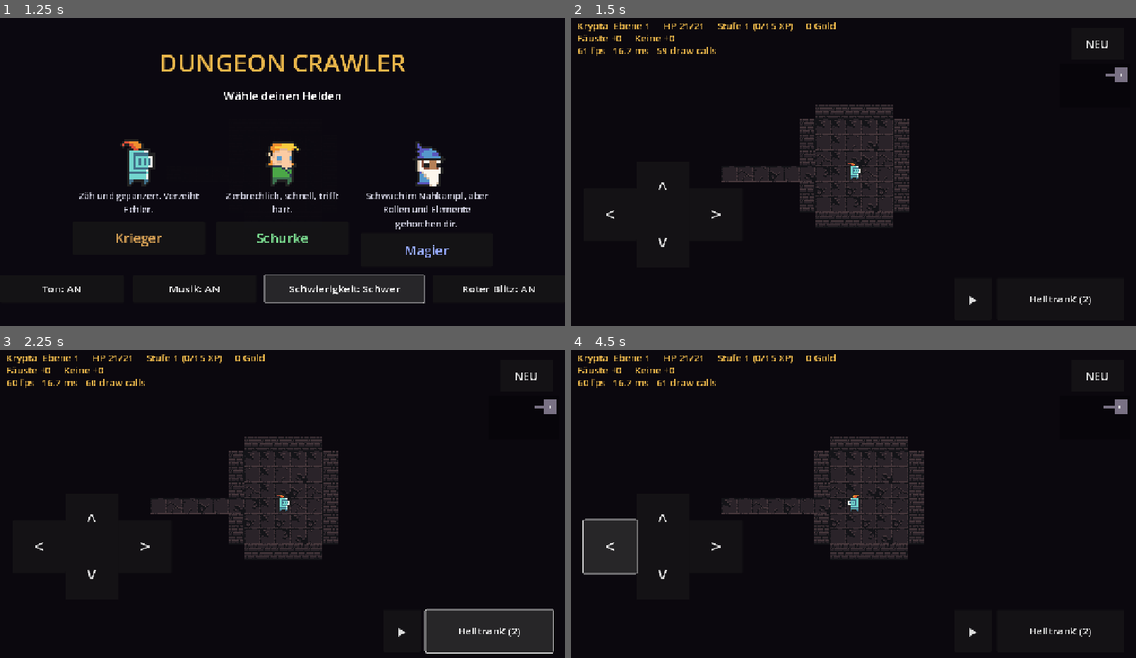
Above: before the commit, frames 1-4 (two rows, left to right).
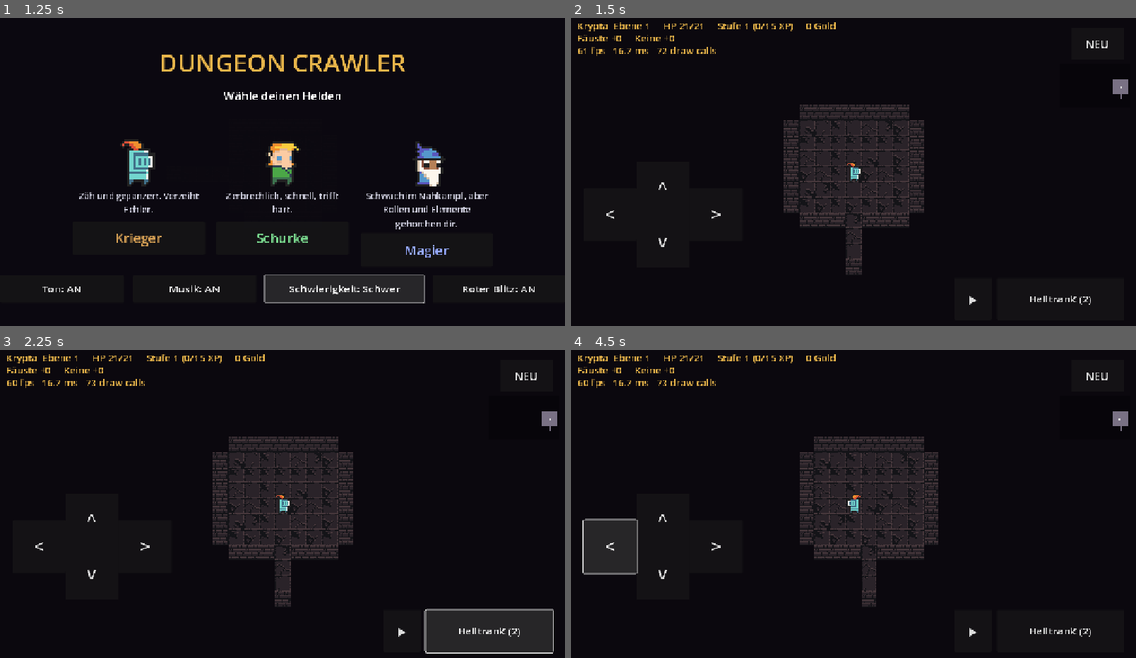
Above: after the commit, the same moments.

Repository: GermanDudeXX/dungeon-crawler
Game: Godot game, scene res://scenes/main.tscn
Same seed, same stepped clock (60 frames per second), same inputs: the game is played once before the commit and once after it.
Inputs:
- Up to frame 1 (1.25 s): click "Schwierigkeit: Normal" at 0.5 s
- Up to frame 2 (1.5 s): click "Krieger" at 1.25 s
- Up to frame 3 (2.25 s): click "Heiltrank (2)" at 2 s
- Up to frame 4 (4.5 s): click "^" at 2.75 s; click "v" at 3.5 s; click "<" at 4.25 s

Frame 1 is identical in both runs. In frame 2, 3.8% of the frame differs, in the area x 15-99%, y 9-84%; in frame 3, 3.8%; in frame 4, 3.9%.

Commit message:
Godot: jedes Monster mit eigener Eigenart
Bisher unterschieden sich die sieben Arten nur in Zahlen. Jetzt tun sie
das, was ihr Eintrag in constants.py behauptet:

- Ratten und Fledermäuse kommen in Gruppen, und zwar nebeneinander -
  ein Schwarm soll als Schwarm zu sehen sein, nicht als fünf einzelne
  Ratten irgendwo auf der Ebene.
- Goblins legen Fallen aus, neben sich statt unter sich, sonst treten
  sie auf dem Rückweg selbst hinein.
- Skelette schießen aus bis zu fünf Feldern und weichen zurück, statt
  in den Nahkampf zu gehen; in die Ecke gedrängt schlagen sie doch zu.
- Schleime sterben nicht beim ersten Mal, sie teilen sich in zwei
  kleinere. Zwei Teilungen tief ist Schluss, sonst beschäftigt ein
  einziger Schleim die Ebene für immer.
- Jede Art fürchtet ein Element und steckt ein anderes weg: der Ork
  friert, das Skelett und der Schleim brennen, die Fledermaus ist ein
  Blitzableiter, Spinne und Skelett lachen über Gift.

Der Selbsttest prüft jede dieser Eigenarten einzeln - eine Gewohnheit,
die still nie ausgelöst wird, sieht man am Zahlenwerk nicht an.

Dazu eine Testkorrektur: der Feuerball-Test maß den Schaden an einem
bestimmten Monster. Seit es Schwärme gibt, steht oft ein zweites genauso
nah, und die Rolle sucht sich ihr Ziel selbst - gemessen wird jetzt über
alles, was lebt.

Co-Authored-By: Claude Opus 5 <noreply@anthropic.com>
Claude-Session: https://claude.ai/code/session_01WQiUvBCjkdxtXigdz77eh9

Diff:
--- a/godot/scripts/data.gd
+++ b/godot/scripts/data.gd
@@ -14,34 +14,40 @@
 ## themes start over rather than making floor 51 easier than floor 50.
 const TIER_GROWTH := 1.33
 
+# Each kind has a habit of its own, not just different numbers: rats
+# and bats come in groups, goblins leave traps behind, skeletons shoot
+# and back away, slimes split when they die, and everything has an
+# element it fears or shrugs off. Straight from constants.py
+# MONSTER_TYPES.
 const MONSTERS := {
 	"rat": {
 		"hp": 4, "power": 2, "defense": 0, "xp": 4, "name": "Ratte",
-		"flees_below": 0.3, "sprite": "rat",
+		"flees_below": 0.3, "sprite": "rat", "swarms": [2, 5],
 	},
 	"goblin": {
 		"hp": 8, "power": 3, "defense": 1, "xp": 8, "name": "Goblin",
-		"sprite": "goblin",
+		"sprite": "goblin", "sets_traps": true,
 	},
 	"orc": {
 		"hp": 14, "power": 5, "defense": 2, "xp": 14, "name": "Ork",
-		"sprite": "orc",
+		"sprite": "orc", "weak": ["frost"],
 	},
 	"skeleton": {
 		"hp": 9, "power": 4, "defense": 1, "xp": 10, "name": "Skelett",
-		"sprite": "skeleton",
+		"sprite": "skeleton", "ranged": true, "kites": true,
+		"resist": ["poison"], "weak": ["fire"],
 	},
 	"slime": {
 		"hp": 6, "power": 2, "defense": 0, "xp": 6, "name": "Schleim",
-		"flees_below": 0.25, "sprite": "slime",
+		"flees_below": 0.25, "sprite": "slime", "splits": true, "weak": ["fire"],
 	},
 	"bat": {
 		"hp": 5, "power": 2, "defense": 0, "xp": 6, "name": "Fledermaus",
-		"speed": 2, "sprite": "bat",
+		"speed": 2, "sprite": "bat", "swarms": [2, 4], "weak": ["lightning"],
 	},
 	"spider": {
 		"hp": 7, "power": 3, "defense": 0, "xp": 9, "name": "Spinne",
-		"poisons": true, "sprite": "spider",
+		"poisons": true, "sprite": "spider", "resist": ["poison"],
 	},
 }
 
@@ -128,6 +134,12 @@
 const BOSS_POWER_MULT := 1.6
 const MIMIC_MULT := 1.8
 const BURN_DAMAGE := 3
+const RANGED_RANGE := 5             ## how far a skeleton can shoot
+const RANGED_DAMAGE_MULT := 0.7     ## an arrow hurts less than an axe
+const SPLIT_CHILD_MULT := 0.5       ## what is left of a slime it split from
+const WEAK_MULT := 2.0              ## elemental damage against a weakness
+const RESIST_MULT := 0.5
+const TRAP_CHANCE := 0.12           ## per goblin turn
 const POISON_PER_TURN := 2
 
 ## What a shopkeeper sells, and what a smith charges. Prices rise with
--- a/godot/scripts/entities.gd
+++ b/godot/scripts/entities.gd
@@ -224,6 +224,13 @@
 	var regen := 0                  ## heals this much at the end of its turn
 	var is_elite := false
 	var phase_said := ""            ## the boss phase already announced
+	var ranged := false             ## attacks from a distance
+	var kites := false              ## and backs away when you get close
+	var sets_traps := false
+	var splits := false             ## breaks in two when killed
+	var generation := 0             ## how many splits deep this one is
+	var weak: Array = []            ## elements it fears
+	var resist: Array = []          ## and shrugs off
 
 	func _init(kind_id: String, tier_mult: float, difficulty_id := Data.DEFAULT_DIFFICULTY) -> void:
 		kind = kind_id
@@ -243,6 +250,12 @@
 		speed = info.get("speed", 1)
 		poisons = info.get("poisons", false)
 		flees_below = info.get("flees_below", 0.0)
+		ranged = info.get("ranged", false)
+		kites = info.get("kites", false)
+		sets_traps = info.get("sets_traps", false)
+		splits = info.get("splits", false)
+		weak = info.get("weak", [])
+		resist = info.get("resist", [])
 
 	## Turns this monster into an elite: the same creature with a
 	## prefix and better numbers, worth two and a half times the
--- a/godot/scripts/game.gd
+++ b/godot/scripts/game.gd
@@ -425,6 +425,7 @@
 			monster.make_elite(Data.ELITES[rng.randi() % Data.ELITES.size()])
 		monster.snap()
 		monsters.append(monster)
+		_swarm_around(monster, cell, spawn_rooms)
 
 	# The boss holds the key, so it is placed first and far from the
 	# hero - a floor you have to finish rather than cross.
@@ -600,6 +601,33 @@
 		items.append(loot)
 
 
+## Rats and bats do not turn up alone. The rest of the pack goes beside
+## the first one rather than anywhere on the floor, so a swarm reads as
+## a swarm instead of as five separate rats.
+func _swarm_around(monster, cell: Vector2i, where: Array) -> void:
+	var info: Dictionary = Data.MONSTERS[monster.kind]
+	if not info.has("swarms"):
+		return
+	var span: Array = info["swarms"]
+	var count: int = rng.randi_range(int(span[0]), int(span[1])) - 1
+	var spots: Array[Vector2i] = []
+	for dy in range(-2, 3):
+		for dx in range(-2, 3):
+			spots.append(cell + Vector2i(dx, dy))
+	for spot in spots:
+		if count <= 0:
+			return
+		if not Dungeon.is_walkable(grid, spot.x, spot.y) or blocks(spot):
+			continue
+		if occupied(spot) or taken(spot) or spot == Vector2i(player.x, player.y):
+			continue
+		var friend := Entities.Monster.new(monster.kind, tier["mult"], difficulty)
+		friend.x = spot.x
+		friend.y = spot.y
+		friend.snap()
+		monsters.append(friend)
+		count -= 1
+
 ## Whether the floor, as it stands right now, has cut something off from
 ## the hero. Asked after every solid piece of scenery is put down.
 ##
@@ -870,6 +898,14 @@
 	var element: Dictionary = Data.ELEMENTS[id]
 	if rng.randf() >= float(element["chance"]):
 		return 0
+	# What a creature fears hurts it twice as much; what it is made
+	# of barely touches it. A skeleton and a slime both burn, an orc
+	# freezes, a bat is a lightning rod.
+	var factor := 1.0
+	if id in monster.weak:
+		factor = Data.WEAK_MULT
+	elif id in monster.resist:
+		factor = Data.RESIST_MULT
 	var turns: int = int(element["turns"])
 	match element["status"]:
 		"burn":
@@ -882,12 +918,17 @@
 		"poison":
 			monster.venom_turns = maxi(monster.venom_turns, turns)
 	say("%s: %s!" % [Data.ELEMENTS[id]["name"], monster.display_name])
-	return int(element["damage"])
+	return maxi(1, int(round(float(element["damage"]) * factor)))
 
 ## A monster dies: experience, the level-up that may follow, and the
 ## sprite. Anything that can kill goes through here - a thrown flask
 ## that skipped this step handed out no experience at all.
 func _kill(monster) -> void:
+	# A slime does not die the first time: it comes apart into two
+	# smaller ones. Two generations deep and there is nothing left to
+	# divide, or one slime would keep a floor busy forever.
+	if monster.splits and monster.generation < 2:
+		_split(monster)
 	audio.play("monster_death")
 	say("%s stirbt." % monster.display_name)
 	player.kills += 1
@@ -899,6 +940,33 @@
 		_actor_nodes[monster].queue_free()
 		_actor_nodes.erase(monster)
 	monsters.erase(monster)
+
+## Two halves beside the cell the thing died on.
+func _split(monster) -> void:
+	var made := 0
+	for offset in [Vector2i(1, 0), Vector2i(-1, 0), Vector2i(0, 1), Vector2i(0, -1)]:
+		if made >= 2:
+			return
+		var spot: Vector2i = monster.cell() + offset
+		if not Dungeon.is_walkable(grid, spot.x, spot.y) or blocks(spot):
+			continue
+		if occupied(spot) or spot == Vector2i(player.x, player.y):
+			continue
+		var half := Entities.Monster.new(monster.kind, tier["mult"], difficulty)
+		half.x = spot.x
+		half.y = spot.y
+		half.generation = monster.generation + 1
+		half.max_hp = maxi(1, int(monster.max_hp * Data.SPLIT_CHILD_MULT))
+		half.hp = half.max_hp
+		half.power = maxi(1, int(monster.power * Data.SPLIT_CHILD_MULT))
+		half.xp_reward = maxi(1, int(monster.xp_reward * Data.SPLIT_CHILD_MULT))
+		half.display_name = "Kleiner %s" % monster.display_name
+		half.awake = true
+		half.snap()
+		monsters.append(half)
+		made += 1
+	if made > 0:
+		say("%s teilt sich!" % monster.display_name)
 
 func enemy_turn() -> void:
 	# Haste is the hero acting twice, expressed the other way round:
@@ -960,16 +1028,33 @@
 			if dead or not monster.is_alive():
 				break
 			var to_player: Vector2i = here - monster.cell()
-			if absi(to_player.x) + absi(to_player.y) == 1:
+			var reach: int = absi(to_player.x) + absi(to_player.y)
+			var towards := Vector2i(signi(to_player.x), signi(to_player.y))
+			if reach == 1:
+				# A kiter would rather not be here at all: it takes the free
+				# step back instead of trading blows, and only swings when it
+				# has nowhere left to go.
+				if monster.kites and _step_monster(monster, -towards):
+					continue
 				_monster_attacks(monster)
 				break
-			var step := Vector2i(signi(to_player.x), signi(to_player.y))
+			var can_shoot: bool = monster.ranged and reach <= Data.RANGED_RANGE
+			if can_shoot and _line_clear(monster.cell(), here):
+				_monster_shoots(monster)
+				break
+			if monster.sets_traps and rng.randf() < Data.TRAP_CHANCE:
+				_monster_sets_trap(monster)
+			var step := towards
 			if monster.is_fleeing():
 				step = -step
 			_step_monster(monster, step)
 
 
-func _step_monster(monster, step: Vector2i) -> void:
+
+## Returns whether it actually moved: a kiter needs to know, because
+## a backwards step that failed means it is cornered and should
+## swing after all.
+func _step_monster(monster, step: Vector2i) -> bool:
 	for candidate in [monster.cell() + step,
 			monster.cell() + Vector2i(step.x, 0),
 			monster.cell() + Vector2i(0, step.y)]:
@@ -984,8 +1069,52 @@
 			continue
 		monster.x = candidate.x
 		monster.y = candidate.y
-		return
-
+		return true
+	return false
+
+
+## An arrow. Weaker than a swing, but it arrives from five tiles away,
+## which is the whole point of a skeleton.
+func _monster_shoots(monster) -> void:
+	var damage: int = maxi(1, int(round(
+		(monster.power * Data.RANGED_DAMAGE_MULT) - player.defense())))
+	if player.shield > 0:
+		var soaked: int = mini(player.shield, damage)
+		player.shield -= soaked
+		damage -= soaked
+		if damage <= 0:
+			say("Der Schild fängt den Pfeil von %s." % monster.display_name)
+			return
+	player.hp -= damage
+	audio.play("player_hurt")
+	_damage_number(Vector2i(player.x, player.y), "-%d" % damage, Color(0.85, 0.75, 0.95))
+	_hurt_flash()
+	say("%s schießt auf dich: %d." % [monster.display_name, damage])
+	if player.hp <= 0:
+		player.hp = 0
+		dead = true
+		Save.wipe()
+		audio.play("death")
+		_show_death()
+		say("Du stirbst auf Ebene %d." % depth)
+
+
+## A goblin leaves something behind - beside itself, not underneath, or
+## it springs its own trap on the way back.
+func _monster_sets_trap(monster) -> void:
+	for offset in [Vector2i(1, 0), Vector2i(-1, 0), Vector2i(0, 1), Vector2i(0, -1)]:
+		var spot: Vector2i = monster.cell() + offset
+		if not Dungeon.is_walkable(grid, spot.x, spot.y) or blocks(spot):
+			continue
+		if taken(spot) or occupied(spot) or spot == Vector2i(player.x, player.y):
+			continue
+		if spot == stairs or spot == up_stairs:
+			continue
+		var kinds: Array = Data.TRAPS.keys()
+		traps[spot] = kinds[rng.randi() % kinds.size()]
+		if lit.has(spot):
+			say("%s legt etwas aus." % monster.display_name)
+		return
 
 func _monster_attacks(monster) -> void:
 	var hits_for: int = monster.power
--- a/godot/scripts/selftest.gd
+++ b/godot/scripts/selftest.gd
@@ -77,6 +77,7 @@
 	_check_boss_phases()
 	_check_classes()
 	_check_superboss()
+	_check_monster_habits()
 
 	for turn in _turns:
 		if _game.dead:
@@ -776,12 +777,22 @@
 	target.snap()
 	_game.monsters.append(target)
 	_game.recompute_fov()
-	var before: int = target.hp
+	# Measured across everything alive, not on the one dummy: the
+	# fireball picks its own target, and with swarms on the floor the
+	# nearest visible thing may well be a rat standing just as close.
+	var before := 0
+	for m in _game.monsters:
+		if m.is_alive():
+			before += m.hp
 	p.scrolls["fireball"] = 1
 	_game.read_scroll("fireball")
-	if target.is_alive() and target.hp >= before:
+	var after := 0
+	for m in _game.monsters:
+		if m.is_alive():
+			after += m.hp
+	if after >= before:
 		_complain("Feuerball richtet keinen Schaden an",
-			"%d von %d Leben" % [target.hp, before])
+			"%d Leben vorher, %d nachher" % [before, after])
 	_game.monsters.erase(target)
 
 
@@ -1008,3 +1019,89 @@
 			_complain("Superboss ist nicht stärker",
 				"%d gegen %d Leben auf Ebene %d" % [strengths[Data.SUPERBOSS_LEVEL],
 				strengths[previous], previous])
+
+
+## Each kind of monster has to actually do the thing its entry claims.
+## The numbers are easy to check by reading; a habit that quietly never
+## fires is not.
+func _check_monster_habits() -> void:
+	_settle()
+	_game.depth = 6
+	_game.new_level()
+
+	# Swarming kinds arrive in company. Generated fresh a few times,
+	# since where they land depends on the room.
+	var biggest := 0
+	for _try in 6:
+		_game.new_level()
+		var counts := {}
+		for m in _game.monsters:
+			counts[m.kind] = int(counts.get(m.kind, 0)) + 1
+		for kind in counts:
+			if Data.MONSTERS[kind].has("swarms"):
+				biggest = maxi(biggest, int(counts[kind]))
+	if biggest < 2:
+		_complain("Schwarmtiere kommen einzeln", "größte Gruppe: %d" % biggest)
+
+	# A slime leaves two smaller ones behind.
+	var spot: Variant = _open_spot()
+	if spot != null:
+		var slime = Entities.Monster.new("slime", 4.0, "normal")
+		slime.x = spot.x
+		slime.y = spot.y
+		slime.snap()
+		_game.monsters.append(slime)
+		var before: int = _game.monsters.size()
+		_game._kill(slime)
+		var after: int = _game.monsters.size()
+		if after <= before - 1:
+			_complain("Schleim teilt sich nicht", "%d statt mehr Monster" % after)
+		for m in _game.monsters.duplicate():
+			if m.generation > 0:
+				if m.max_hp >= slime.max_hp:
+					_complain("Schleimhälfte ist nicht kleiner",
+						"%d gegen %d" % [m.max_hp, slime.max_hp])
+				_game.monsters.erase(m)
+
+	# A skeleton shoots from a distance instead of walking up.
+	var shooter_spot: Variant = _open_spot()
+	if shooter_spot != null:
+		var bones = Entities.Monster.new("skeleton", 1.0, "normal")
+		if not bones.ranged or not bones.kites:
+			_complain("Skelett schießt gar nicht")
+		bones.x = shooter_spot.x
+		bones.y = shooter_spot.y
+		bones.awake = true
+		bones.snap()
+		_game.monsters.append(bones)
+		_game.player.x = shooter_spot.x + 3
+		_game.player.y = shooter_spot.y
+		_game.player.max_hp = 300
+		_game.player.hp = 300
+		_game.player.base_defense = 0
+		_game.player.armour = 0
+		_game.player.armour_extra = 0
+		if Dungeon.is_walkable(_game.grid, _game.player.x, _game.player.y):
+			var hp_before: int = _game.player.hp
+			for _turn in 4:
+				_game.enemy_turn()
+			if _game.player.hp >= hp_before and bones.is_alive():
+				_complain("Skelett trifft aus der Entfernung nie",
+					"Abstand 3, %d Leben unverändert" % hp_before)
+		_game.monsters.erase(bones)
+
+	# A goblin leaves traps behind.
+	var goblin_spot: Variant = _open_spot()
+	if goblin_spot != null:
+		var goblin = Entities.Monster.new("goblin", 1.0, "normal")
+		if not goblin.sets_traps:
+			_complain("Goblin stellt keine Fallen")
+		goblin.x = goblin_spot.x
+		goblin.y = goblin_spot.y
+		goblin.snap()
+		_game.traps.clear()
+		for _try in 200:
+			_game._monster_sets_trap(goblin)
+		if _game.traps.is_empty():
+			_complain("Goblin legt nie etwas ab")
+		_game.traps.clear()
